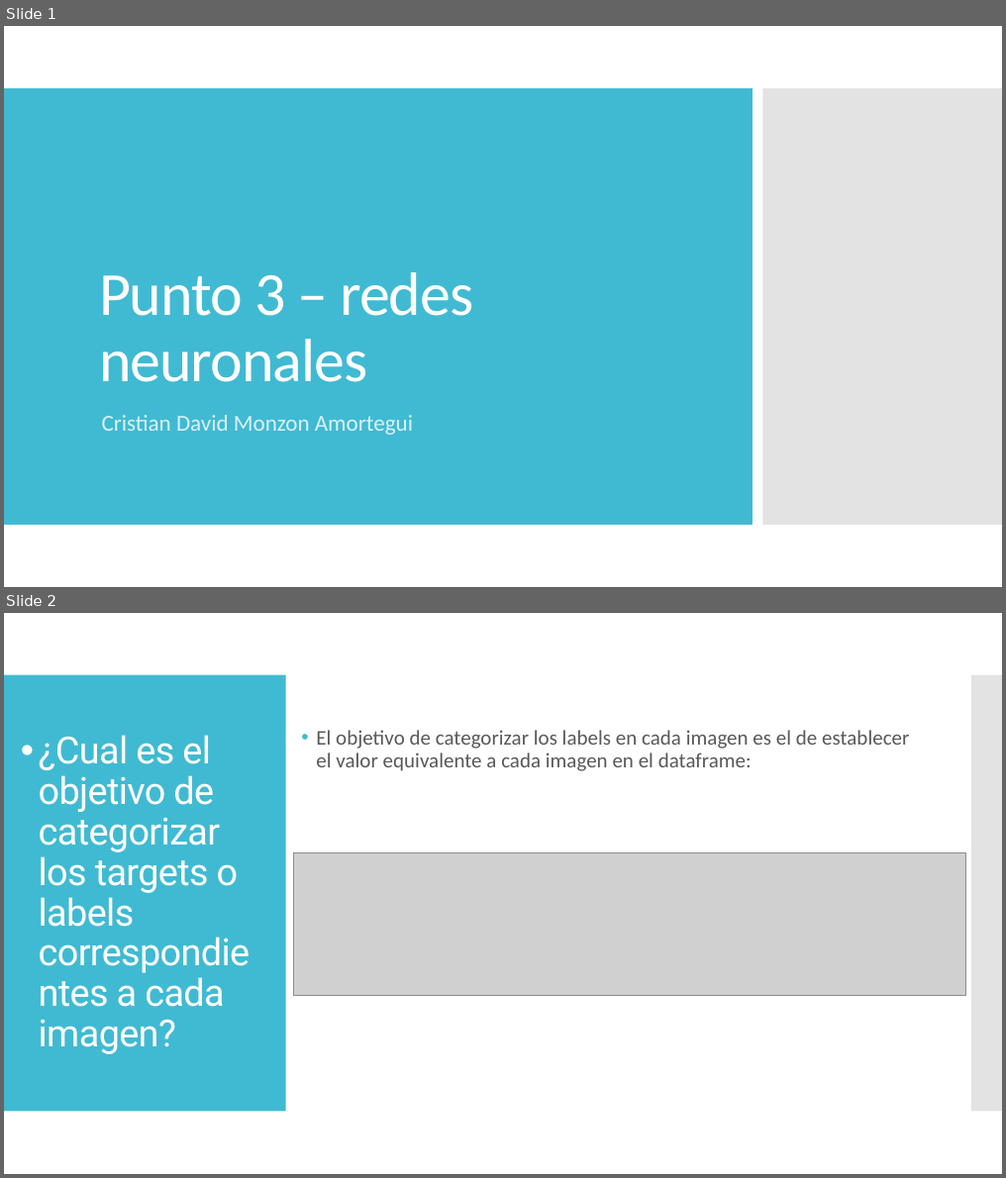
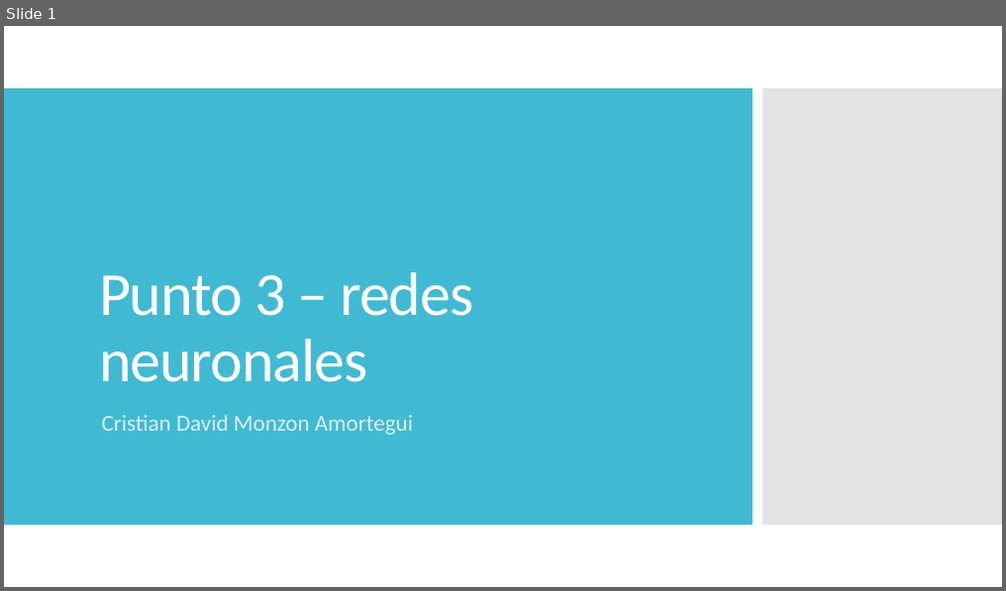
Before and after one commit to Krismonz7/redes_neuronales_udea, a slide deck: puntos/punto 2/punto_2.pptx. Shown one above the other, each under a label of ours: slides 1 and 2 before the commit, slide 1 after it. The pictures are 1006x1178 and 1006x591 pixels, drawn with LibreOffice and Linux fonts; fonts in the diff are those of the drawing; grey boxes stand for pictures. Boxes give left, top, right and bottom in pixels: in the first picture for what was removed or moved away, otherwise in the second. Text is boxed around its words. In the diff, an @@ line names an element or a change of style, - is before the commit and + after.

```diff
--- a/puntos/punto 2/punto_2.pptx
+++ b/puntos/punto 2/punto_2.pptx
@@ slide 2 removed at box(4, 613, 1002, 1174), background #FFFFFF @@
@@ rectangle removed at box(4, 675, 286, 1112) @@
@@ rectangle removed at box(971, 675, 1002, 1112) @@
@@ text removed at box(316, 730, 909, 771) @@
-• El objetivo de categorizar los labels en cada imagen es el de establecer el valor equivalente a cada imagen en el dataframe:
@@ title removed at box(39, 735, 239, 1055) @@
-• ¿Cual es el objetivo de categorizar los targets o labels correspondientes a cada imagen?
@@ picture removed at box(294, 854, 965, 995) @@
```
Also in this commit, not shown: 3 slides added, 1 other slide removed, 7 other files.
